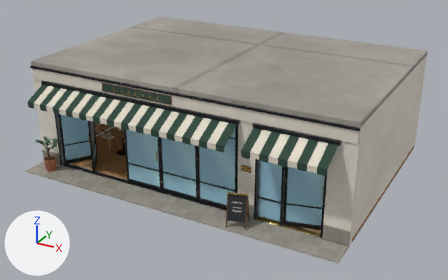
What one commit did to the glTF model apps/web/public/assets/3d/environments/hero-v1/kr_atelier_cafe_interior-mobile.glb.
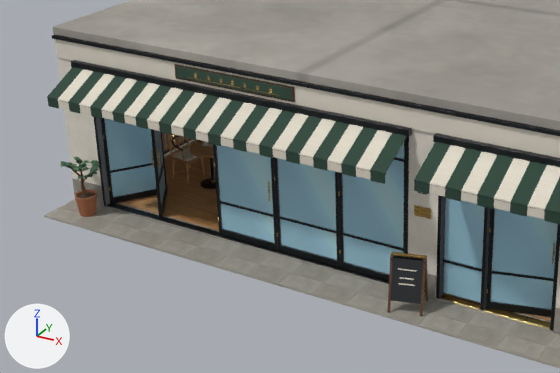
Each version is shown whole from a 50 mm lens placed at (8.54, -15.8, 8.53), pointed at (0.08, -0.42, 0.84), then close up on the part from 0% to 73% of the width and 16% to 94% of the height. The lights are fixed; the arrows at lower left show +X, +Y and +Z. The first two pictures are the older version. Where no turn or scale is listed for an object, it has been applied to the vertices. Vertices at exactly the same position are counted once.

Names of what the first close-up shows: 'BG_Ceiling', 'BG_Cutaway_Front', 'BG_Furnishings', 'BG_Shell_Fixed'.
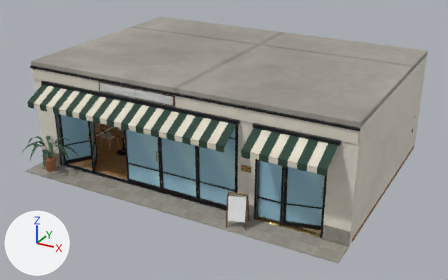
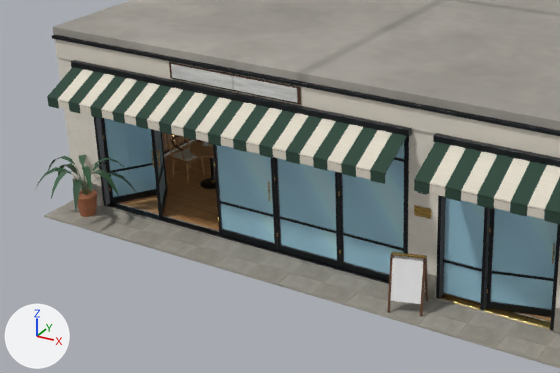
Where the newer file only moved an object's origin or applied its transform, the numbers keep the older frame.

Where the change shows, as pixel boxes (x1, y1, x2, y2) in the close-ups (560 x 373 px; the box of a moved part takes in the faces that stretch with it):
```json
{"object": "BG_Furnishings", "change": "reshaped", "before": [60, 135, 428, 316], "after": [35, 135, 428, 316], "on screen": "mostly hidden"}
{"part": 1, "of": "me_bg_cutaway_front", "change": "moved or reshaped", "before": [174, 64, 295, 102], "after": [169, 62, 301, 105]}
{"part": 2, "of": "me_bg_cutaway_front", "change": "moved or reshaped", "before": [176, 66, 292, 100], "after": [171, 64, 298, 103]}
{"part": 3, "of": "me_bg_cutaway_front", "change": "deleted", "before": [188, 73, 279, 96]}
{"part": 4, "of": "me_bg_furnishings", "change": "rebuilt", "before": [77, 192, 95, 198], "on screen": "not visible afterwards"}
{"part": 5, "of": "me_bg_furnishings", "change": "deleted", "before": [60, 156, 417, 286]}
{"part": 6, "of": "me_bg_furnishings", "change": "moved or reshaped", "after": [420, 269, 427, 308], "on screen": "not visible before"}
{"part": 7, "of": "me_bg_furnishings", "change": "moved or reshaped", "before": [69, 161, 100, 217], "after": [35, 155, 137, 217]}
{"part": 8, "of": "me_bg_furnishings", "change": "recoloured", "before": [390, 255, 425, 304], "after": [390, 255, 425, 304], "on screen": "dark grey to white"}
```

The change, as JSON lines over the scene's bpy script:
```json
{"block": "me_bg_cutaway_front", "where": "# used by ob_bg_cutaway_front; location = (-0.01, -0.09, 1.6)"}
{"op": "remove", "block": "me_bg_cutaway_front", "code": "me_bg_cutaway_front.from_pydata(...)  # 7596 vertices, 13868 faces; spans x -5.01..5.01, y -3.68..3.68, z -1.56..1.56"}
{"op": "add", "block": "me_bg_cutaway_front", "code": "me_bg_cutaway_front.from_pydata(...)  # 7404 vertices, 13516 faces; spans x -5.01..5.01, y -3.68..3.68, z -1.56..1.56"}
{"block": "me_bg_cutaway_front", "change": "me_bg_cutaway_front part 1: the loose piece of 24 vertices spanning x -2.34..-0.04, y -2.97..-2.94, z 1.22..1.46 is scaled about its middle by (1.1, 1.08, 1.17)"}
{"block": "me_bg_cutaway_front", "change": "me_bg_cutaway_front part 2: the loose piece of 24 vertices spanning x -2.3..-0.08, y -2.97..-2.96, z 1.24..1.43 is scaled about its middle by (1.09, 1.24, 1.21)"}
{"block": "me_bg_cutaway_front", "change": "me_bg_cutaway_front part 3: 8 loose pieces with 192 vertices, spanning x -2.07..-0.31, y -2.98..-2.97, z 1.28..1.38, are deleted"}
{"block": "me_bg_furnishings", "where": "# used by ob_bg_furnishings; location = (-0.01, 0.03, 1.24)"}
{"op": "remove", "block": "me_bg_furnishings", "code": "me_bg_furnishings.from_pydata(...)  # 34614 vertices, 65032 faces; spans x -5.0..5.0, y -3.73..3.73, z -1.21..1.21"}
{"op": "add", "block": "me_bg_furnishings", "code": "me_bg_furnishings.from_pydata(...)  # 34433 vertices, 65032 faces; spans x -5.22..5.06, y -4.19..3.91, z -1.21..1.16"}
{"block": "me_bg_furnishings", "change": "me_bg_furnishings part 4: the loose piece of 48 vertices spanning x -4.51..-4.19, y -3.54..-3.22, z -0.91..-0.85 is rebuilt with 48 vertices and now spans x -4.51..-4.19, y -3.54..-3.22, z -0.89..-0.83"}
{"block": "me_bg_furnishings", "change": "me_bg_furnishings part 5: 144 loose pieces with 2368 vertices, spanning x -5.0..5.0, y -3.71..3.73, z -0.77..1.21, are deleted"}
{"block": "me_bg_furnishings", "change": "me_bg_furnishings part 6: 62 vertices moved within x 1.49..3.71, y -3.35..2.33, z -1.19..-0.39; 1029 vertices removed from x 1.47..4.84, y -3.73..3.73, z -1.21..1.02; 1763 vertices added at x 1.47..5.06, y -3.73..3.91, z -1.21..1.02"}
{"block": "me_bg_furnishings", "change": "me_bg_furnishings part 7: 5 vertices moved within x -4.52..-4.17, y -3.38..-3.21, z -0.83..-0.38; 497 vertices removed from x -4.67..-4.07, y -3.58..-3.07, z -1.21..-0.17; 955 vertices added at x -5.22..-3.52, y -4.19..-2.53, z -1.21..-0.14"}
{"block": "me_bg_furnishings", "change": "me_bg_furnishings part 8: 24 kept faces spanning x 1.85..2.41, y -3.68..-3.18, z -1.03..-0.38 get new vertex colours; the middle colour goes from dark grey #2a2e32 to white #ffffff"}
{"block": "me_bg_furnishings", "change": "other edits to the shape of me_bg_furnishings do not show in these pictures"}
```
